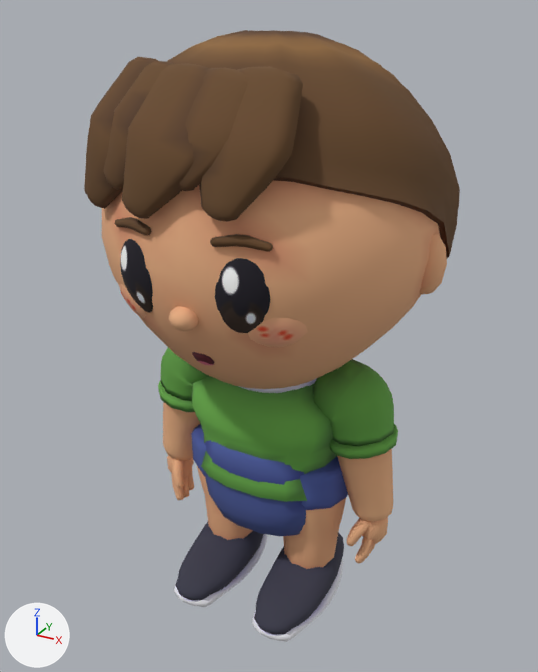
A saved change to the glTF model godot/assets/models/characters/little_boy.glb.
Rendered twice from a camera (50 mm lens) standing at (0.806, -1.477, 1.458) and looking at (-0.01, 0.007, 0.716). Arrows for +X, +Y and +Z are at lower left; the lights stay in place. The first picture is the older version. Vertices at exactly the same position are counted once.

The older version as bpy lines, for what is in view:
```python
me_little_boy = bpy.data.meshes.new('little_boy')
me_little_boy.from_pydata(...)  # 4475 vertices, 8670 faces; spans x -0.42..0.42, y -0.389..0.408, z 0.0..1.418
me_little_boy.materials.append(mat_mat_atlas)  # picture img_little_boy_atlas
ob_little_boy = bpy.data.objects.new('little_boy', me_little_boy)
ob_little_boy.location = (0.0, 0.0, 0.0)
```
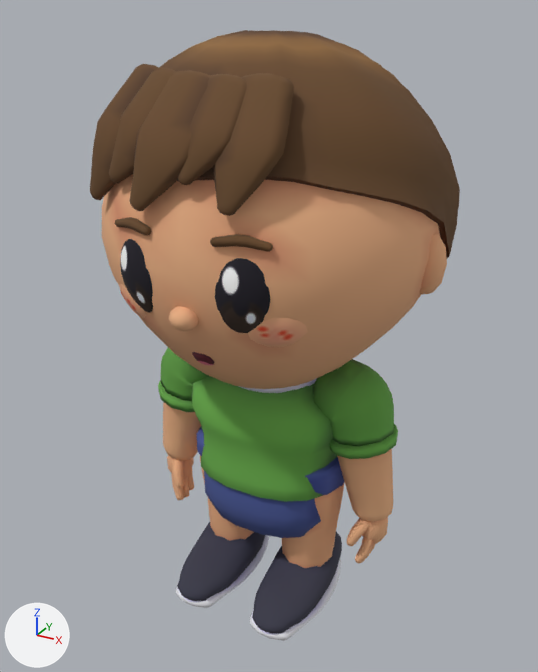
What differs and where, as boxes [x1, y1, x2, y2] in the pictures (538 x 672 px; the box of a moved part takes in the faces that stretch with it):
'little_boy', reshaped: before [84, 30, 460, 642]; after [90, 30, 460, 641]
part 1 of me_little_boy, moved or reshaped: before [254, 532, 344, 634]; after [252, 532, 342, 633]
part 2 of me_little_boy, moved or reshaped: before [252, 560, 343, 642]; after [250, 560, 341, 641]
part 3 of me_little_boy, moved or reshaped: before [175, 522, 264, 600]; after [177, 522, 265, 601]
part 4 of me_little_boy, moved or reshaped: before [174, 534, 268, 607]; after [176, 535, 269, 608]
part 5 of me_little_boy, rebuilt: before [205, 440, 306, 536]; after [204, 471, 321, 538]
part 6 of me_little_boy, rebuilt: before [197, 466, 253, 540]; after [200, 456, 254, 541]
part 7 of me_little_boy, rebuilt (mostly hidden afterwards): before [191, 424, 206, 476]; after [196, 426, 205, 456]
part 8 of me_little_boy, rebuilt: before [300, 457, 348, 510]; after [305, 457, 344, 495]
part 9 of me_little_boy, moved or reshaped: before [84, 57, 303, 222]; after [90, 64, 294, 216]
part 10 of me_little_boy, moved or reshaped: before [283, 498, 346, 569]; after [282, 484, 344, 568]
part 11 of me_little_boy, surface changed: before [91, 57, 335, 538]; after [97, 64, 344, 537]

What the commit changed:
me_little_boy is used by ob_little_boy; location (0.0, 0.0, 0.0).
me_little_boy had 4475 vertices, 8670 faces and spanned x -0.42..0.42, y -0.389..0.408, z 0.0..1.418.
me_little_boy now has 4455 vertices, 8630 faces and spans x -0.42..0.42, y -0.389..0.408, z 0.0..1.418.
me_little_boy part 1: the loose piece of 158 vertices spanning x 0.036..0.208, y -0.246..0.129, z 0.005..0.152 is moved by (-0.006, 0.0, 0.0).
me_little_boy part 2: the loose piece of 112 vertices spanning x 0.032..0.212, y -0.242..0.12, z 0.0..0.04 is moved by (-0.006, 0.0, 0.0).
me_little_boy part 3: the loose piece of 158 vertices spanning x -0.208..-0.036, y -0.246..0.129, z 0.005..0.152 is moved by (0.006, 0.0, 0.0).
me_little_boy part 4: the loose piece of 112 vertices spanning x -0.212..-0.032, y -0.242..0.12, z 0.0..0.04 is moved by (0.006, 0.0, 0.0).
me_little_boy part 5: the loose piece of 182 vertices spanning x -0.186..0.186, y -0.14..0.155, z 0.17..0.486 is rebuilt with 182 vertices and now spans x -0.187..0.187, y -0.14..0.155, z 0.165..0.453.
me_little_boy part 6: the loose piece of 162 vertices spanning x -0.221..-0.023, y -0.096..0.096, z 0.055..0.431 is rebuilt with 162 vertices and now spans x -0.206..-0.025, y -0.088..0.089, z 0.055..0.43.
me_little_boy part 7: the loose piece of 82 vertices spanning x -0.227..-0.017, y -0.102..0.102, z 0.273..0.432 is rebuilt with 72 vertices and now spans x -0.213..-0.019, y -0.095..0.094, z 0.307..0.431.
me_little_boy part 8: the loose piece of 82 vertices spanning x 0.017..0.227, y -0.102..0.102, z 0.273..0.432 is rebuilt with 72 vertices and now spans x 0.019..0.213, y -0.095..0.094, z 0.307..0.431.
me_little_boy part 9: 417 vertices moved from x -0.287..0.212, y -0.38..-0.193, z 1.078..1.371 to x -0.277..0.194, y -0.369..-0.197, z 1.09..1.358; 113 vertices removed from x -0.146..0.076, y -0.385..-0.22, z 1.092..1.365; 113 vertices added at x -0.12..0.05, y -0.376..-0.225, z 1.104..1.352.
me_little_boy part 10: 161 vertices moved from x 0.023..0.221, y -0.096..0.096, z 0.055..0.431 to x 0.025..0.206, y -0.088..0.089, z 0.055..0.43.
me_little_boy part 11: 396 kept faces spanning x -0.246..0.206, y -0.369..0.157, z 0.209..1.367 get new texture (UV) coordinates.
